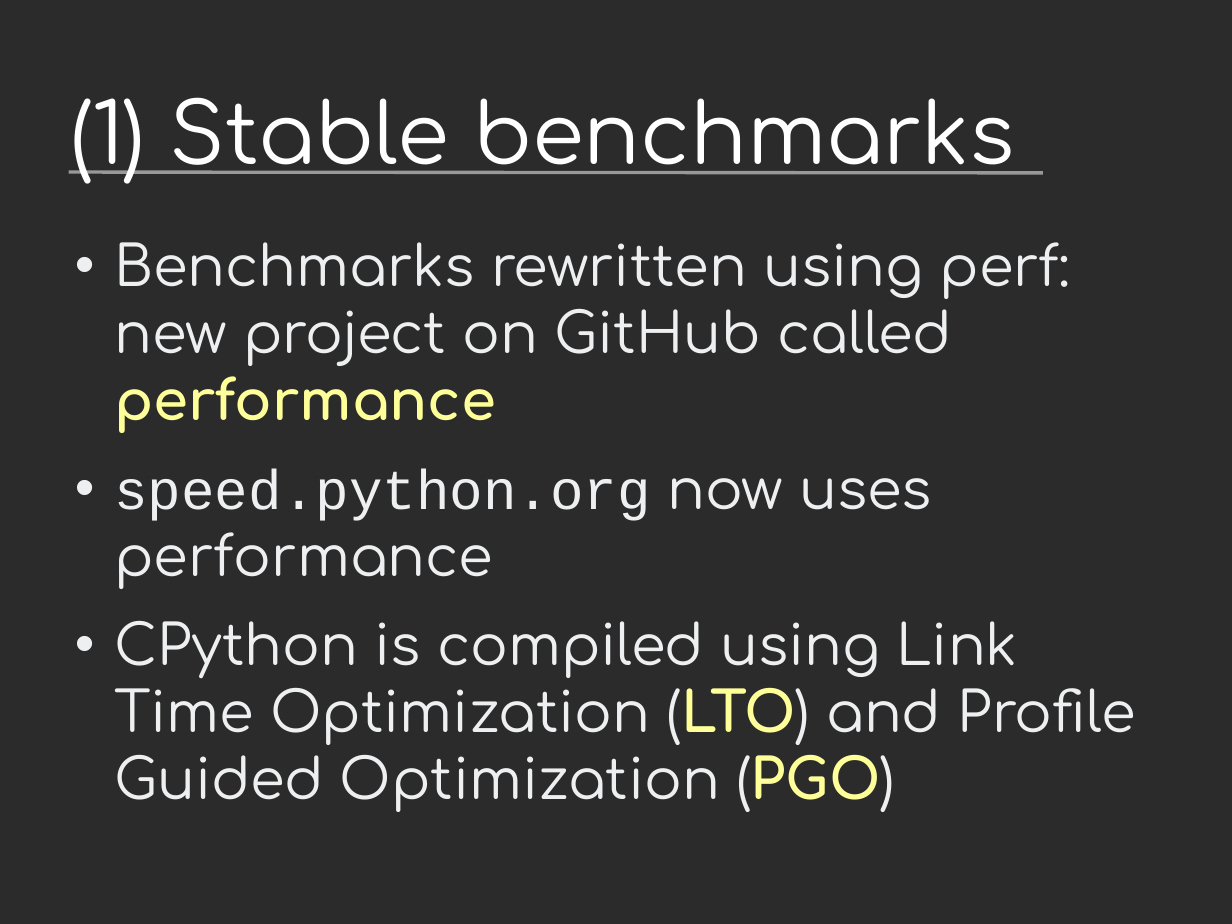
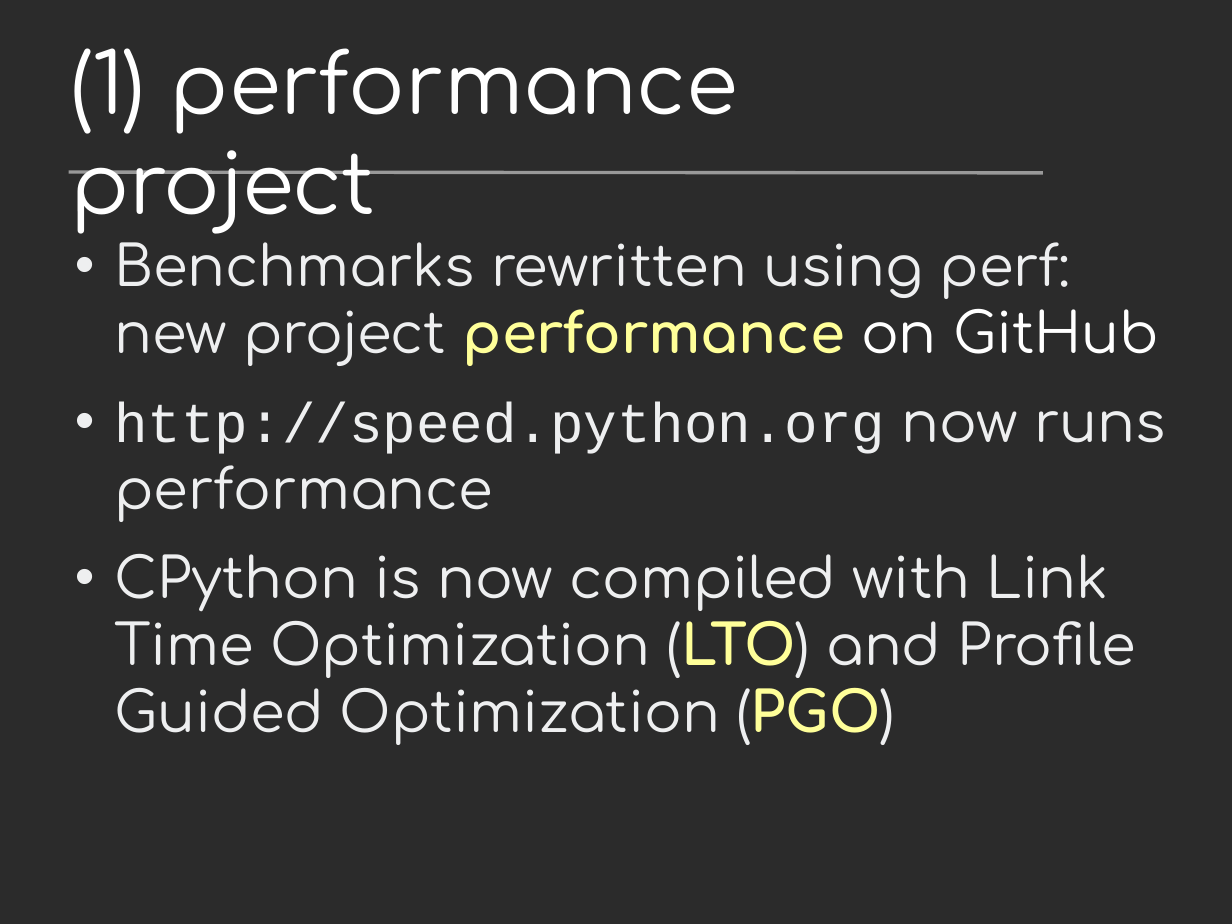
Before and after one commit to vstinner/talks, a slide deck: slide 6 of 2017-PyconUS/python36_opt.odp. Drawn at 1232x924 pixels with LibreOffice and Linux fonts; fonts in the diff are those of the drawing; background and template pictures are left out; a plain dark background stands for a picture behind light text. Boxes give left, top, right and bottom in pixels: in the first picture for what was removed or moved away, otherwise in the second. Text is boxed around its words. In the diff, an @@ line names an element or a change of style, - is before the commit and + after.

```diff
--- a/2017-PyconUS/python36_opt.odp
+++ b/2017-PyconUS/python36_opt.odp
@@ title at bbox=[71, 48, 739, 234]: text changed @@
-(1) Stable benchmarks
+(1) performance project
@@ text at bbox=[114, 223, 1165, 745]: text changed @@
-• Benchmarks rewritten using perf: new project on GitHub called performance
-• speed.python.org now uses performance
-• CPython is compiled using Link Time Optimization (LTO) and Profile Guided Optimization (PGO)
+• Benchmarks rewritten using perf: new project performance on GitHub
+• http://speed.python.org now runs performance
+• CPython is now compiled with Link Time Optimization (LTO) and Profile Guided Optimization (PGO)
```
Also in this commit, not shown: 18 other slides changed, 9 slides added, 1 other file.
